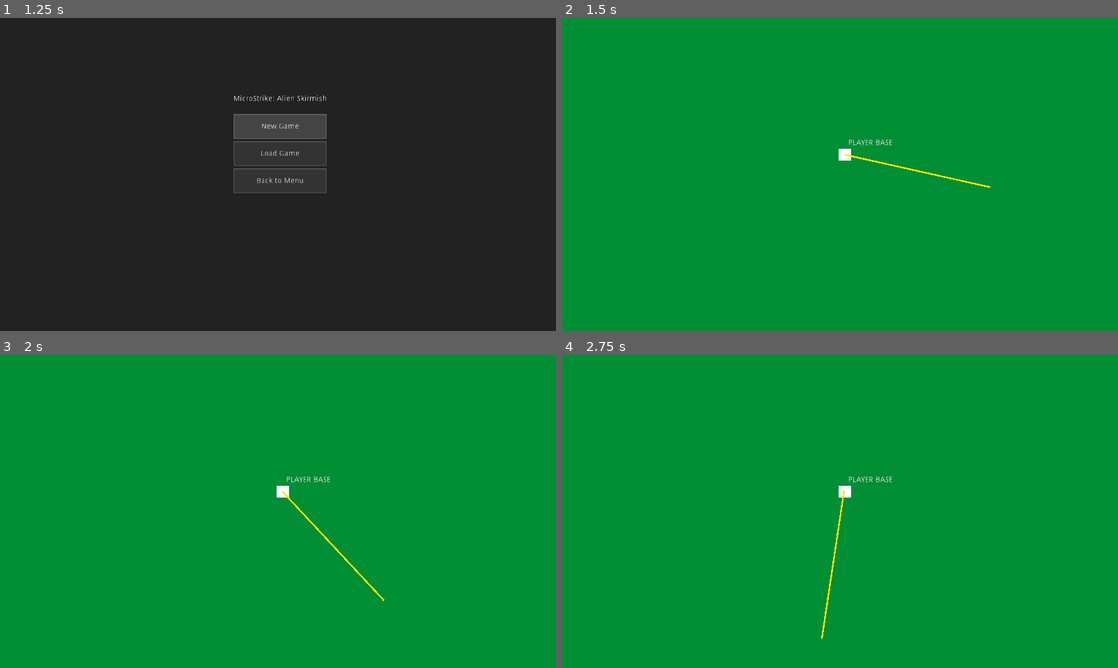
Above: before the commit, frames 1-4 (two rows, left to right).
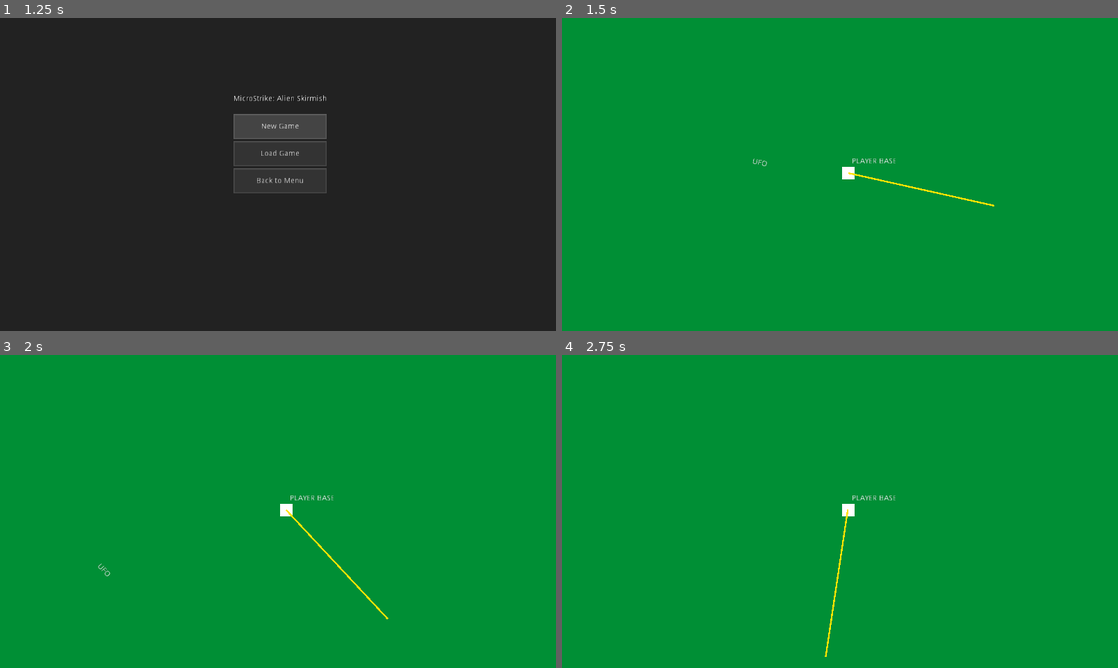
Above: after the commit, the same moments.

Repository: lstockwil/microstrike_alien_skirmish
Game: Godot game, scene res://main_menu.tscn
Same seed, same stepped clock (60 frames per second), same inputs: the game is played once before the commit and once after it.
Inputs (mouse positions are in pixels of both pictures, inside the frame that each line leads up to):
- Up to frame 1 (1.25 s): click "Start" at 0.5 s
- Up to frame 2 (1.5 s): click "New Game" at 1.25 s
- Up to frame 3 (2 s): no input
- Up to frame 4 (2.75 s): move the mouse to (962, 495) at 2.02 s; press the mouse at (962, 495) at 2.03 s

Frame 1 is identical in both runs. In frame 2, 0.6% of the frame differs, in the area x 34-78%, y 38-61%; in frame 3, 0.6%, in the area x 17-70%, y 38-85%; in frame 4, 0.6%.

Commit message:
radar adjustments

Diff:
--- a/PlayerBase.tscn
+++ b/PlayerBase.tscn
@@ -1,6 +1,10 @@
-[gd_scene load_steps=2 format=2]
+[gd_scene load_steps=4 format=2]
 
 [ext_resource path="res://Radar.gd" type="Script" id=1]
+[ext_resource path="res://detection.gd" type="Script" id=2]
+
+[sub_resource type="CircleShape2D" id=1]
+radius = 274.41
 
 [node name="PlayerBase" type="Node2D"]
 position = Vector2( 536, 294 )
@@ -21,6 +25,10 @@
 margin_right = 11.0
 margin_bottom = 12.0
 
+[node name="CollisionShape2D" type="CollisionShape2D" parent="."]
+shape = SubResource( 1 )
+script = ExtResource( 2 )
+
 [node name="Radar" type="ColorRect" parent="."]
 anchor_top = 0.5
 anchor_right = 0.5
--- /dev/null
+++ b/detection.gd
@@ -0,0 +1,17 @@
+extends CollisionShape2D
+
+
+# Declare member variables here. Examples:
+# var a = 2
+# var b = "text"
+
+
+# Called when the node enters the scene tree for the first time.
+func _ready():
+	pass # Replace with function body.
+
+func _on_Area2D_body_entered():
+	print("overlap")
+# Called every frame. 'delta' is the elapsed time since the previous frame.
+#func _process(delta):
+#	pass
--- a/strategic.tscn
+++ b/strategic.tscn
@@ -1,7 +1,10 @@
-[gd_scene load_steps=3 format=2]
+[gd_scene load_steps=5 format=2]
 
 [ext_resource path="res://strategic.gd" type="Script" id=1]
 [ext_resource path="res://PlayerBase.tscn" type="PackedScene" id=2]
+[ext_resource path="res://ufo_test.gd" type="Script" id=3]
+
+[sub_resource type="CircleShape2D" id=1]
 
 [node name="Control" type="Control"]
 anchor_right = 1.0
@@ -16,5 +19,20 @@
 margin_bottom = 840.0
 color = Color( 0, 0.560784, 0.207843, 1 )
 
+[node name="Node2D" type="Node2D" parent="World Map"]
+position = Vector2( 483, 297 )
+script = ExtResource( 3 )
+
+[node name="CollisionShape2D" type="CollisionShape2D" parent="World Map/Node2D"]
+position = Vector2( 319, 159 )
+shape = SubResource( 1 )
+
+[node name="RichTextLabel" type="RichTextLabel" parent="World Map/Node2D/CollisionShape2D"]
+margin_left = 3.0
+margin_top = -21.0
+margin_right = 43.0
+margin_bottom = 19.0
+text = "UFO"
+
 [node name="PlayerBase" parent="World Map" instance=ExtResource( 2 )]
-position = Vector2( 936, 496 )
+position = Vector2( 943, 530 )
--- /dev/null
+++ b/ufo_test.gd
@@ -0,0 +1,20 @@
+extends Node2D
+var angle = 0
+
+# Declare member variables here. Examples:
+# var a = 2
+# var b = "text"
+
+
+# Called when the node enters the scene tree for the first time.
+func _ready():
+	pass # Replace with function body.
+
+
+# Called every frame. 'delta' is the elapsed time since the previous frame.
+func _process(delta):
+	#update the radar angle by .02 degrees every frame
+	angle = angle + .02
+	if(angle > 360):
+		angle = 0
+	set_rotation(angle)
